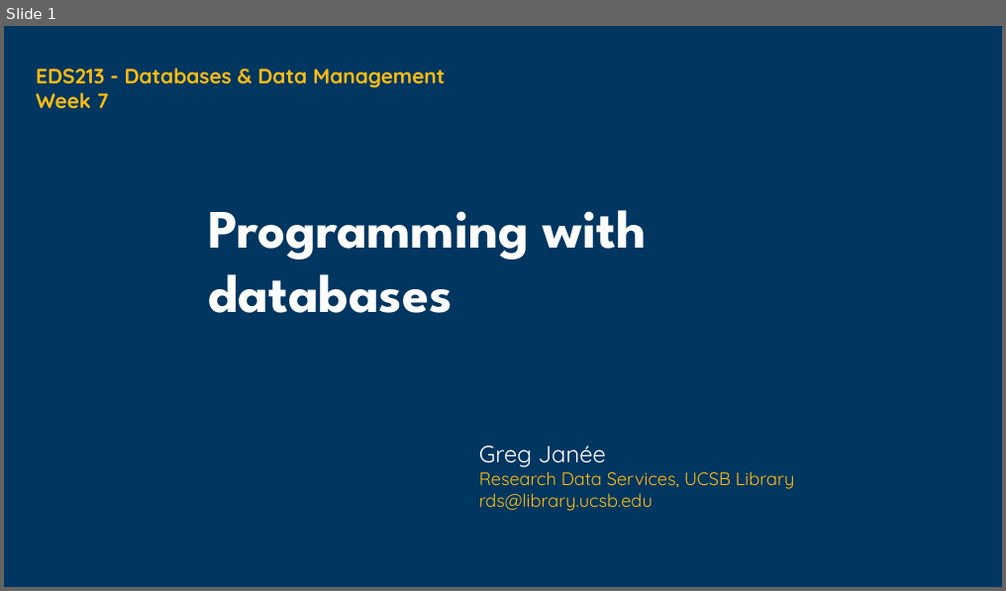
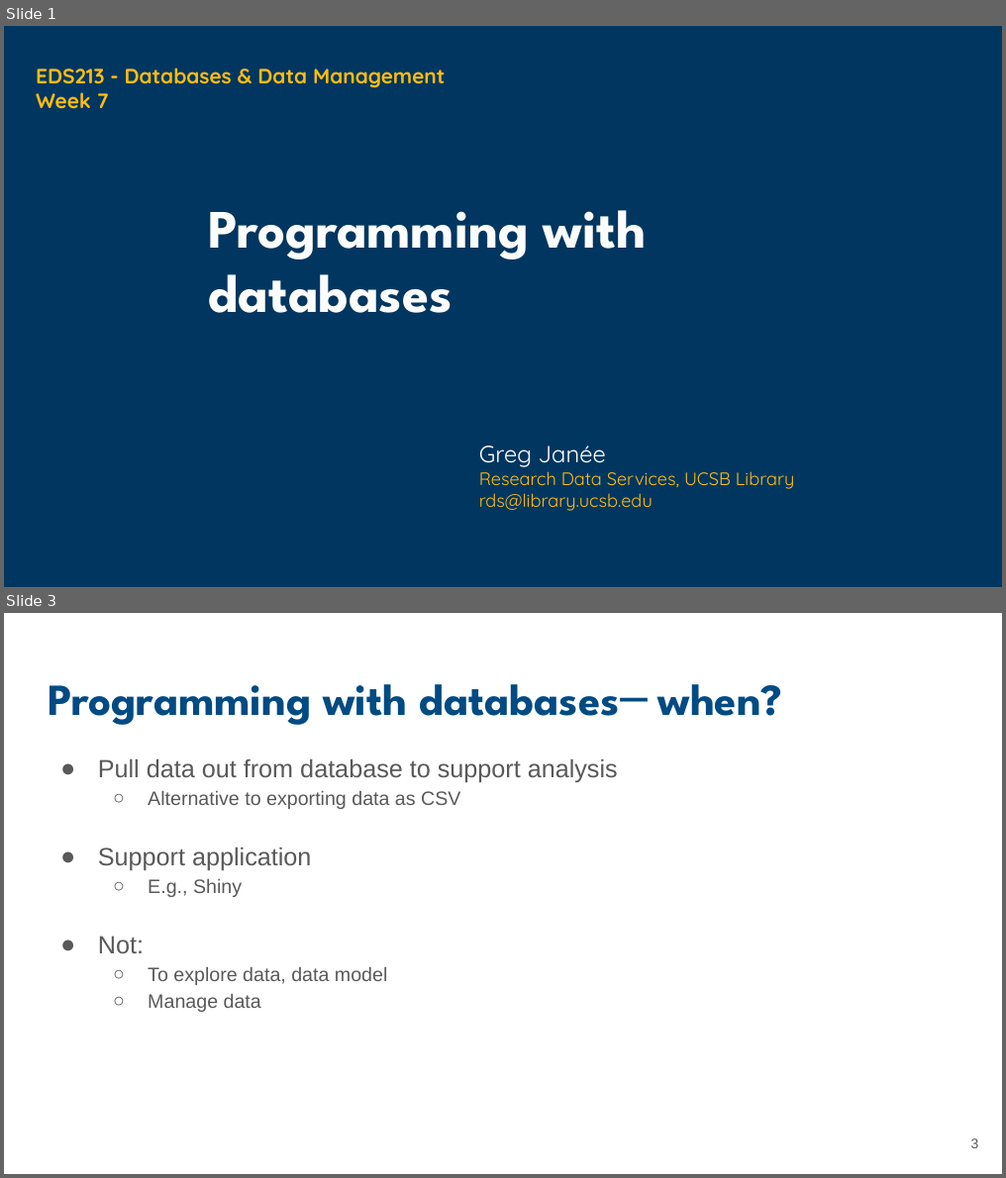
Before and after one commit to UCSB-Library-Research-Data-Services/bren-eds213, a slide deck: modules/week06/slides-06.pptx. Shown one above the other, each under a label of ours: slide 1 before the commit, slides 1 and 3 after it; the slides between them are not shown. The pictures are 1006x591 and 1006x1178 pixels, drawn with LibreOffice and Linux fonts; fonts in the diff are those of the drawing; background and template pictures are left out. Boxes give left, top, right and bottom in pixels: in the first picture for what was removed or moved away, otherwise in the second. Text is boxed around its words. In the diff, an @@ line names an element or a change of style, - is before the commit and + after.

```diff
--- a/modules/week06/slides-06.pptx
+++ b/modules/week06/slides-06.pptx
@@ slide 3 added at (x1=4, y1=613, x2=1002, y2=1174), background #FFFFFF @@
@@ title added at (x1=48, y1=684, x2=783, y2=725), 32 pt, text #004B83, bold @@
+Programming with databases─ when?
@@ text added at (x1=98, y1=759, x2=618, y2=1012), 14 pt, text #595959 @@
+● Pull data out from database to support analysis
+  ○ Alternative to exporting data as CSV
+● Support application
+  ○ E.g., Shiny
+● Not:
+  ○ To explore data, data model
+  ○ Manage data
@@ page number added at (x1=971, y1=1139, x2=979, y2=1149), 10 pt, text #595959 @@
+3
```
Also in this commit, not shown: 2 slides changed, 4 slides removed, 11 other files.
